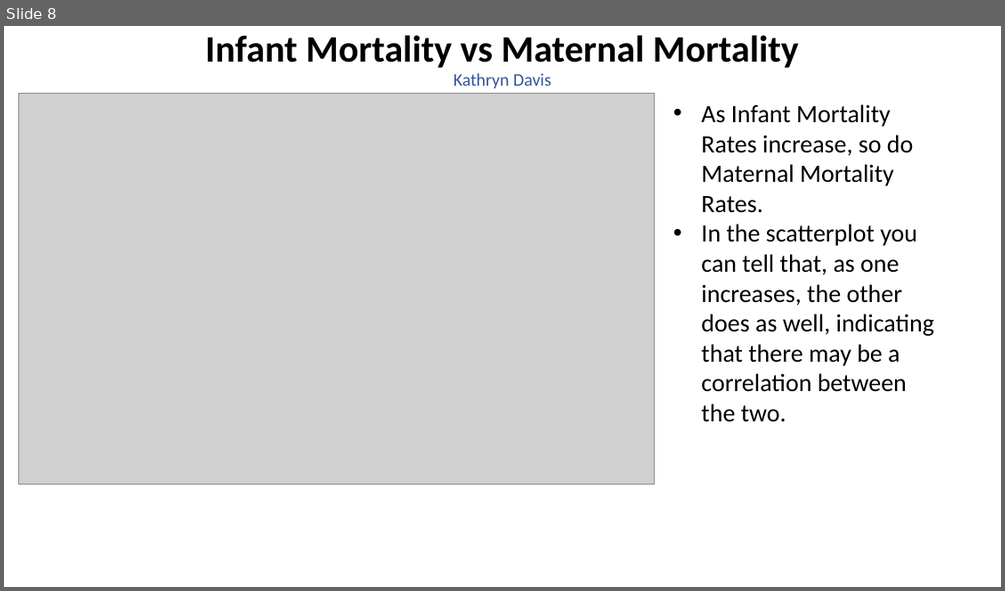
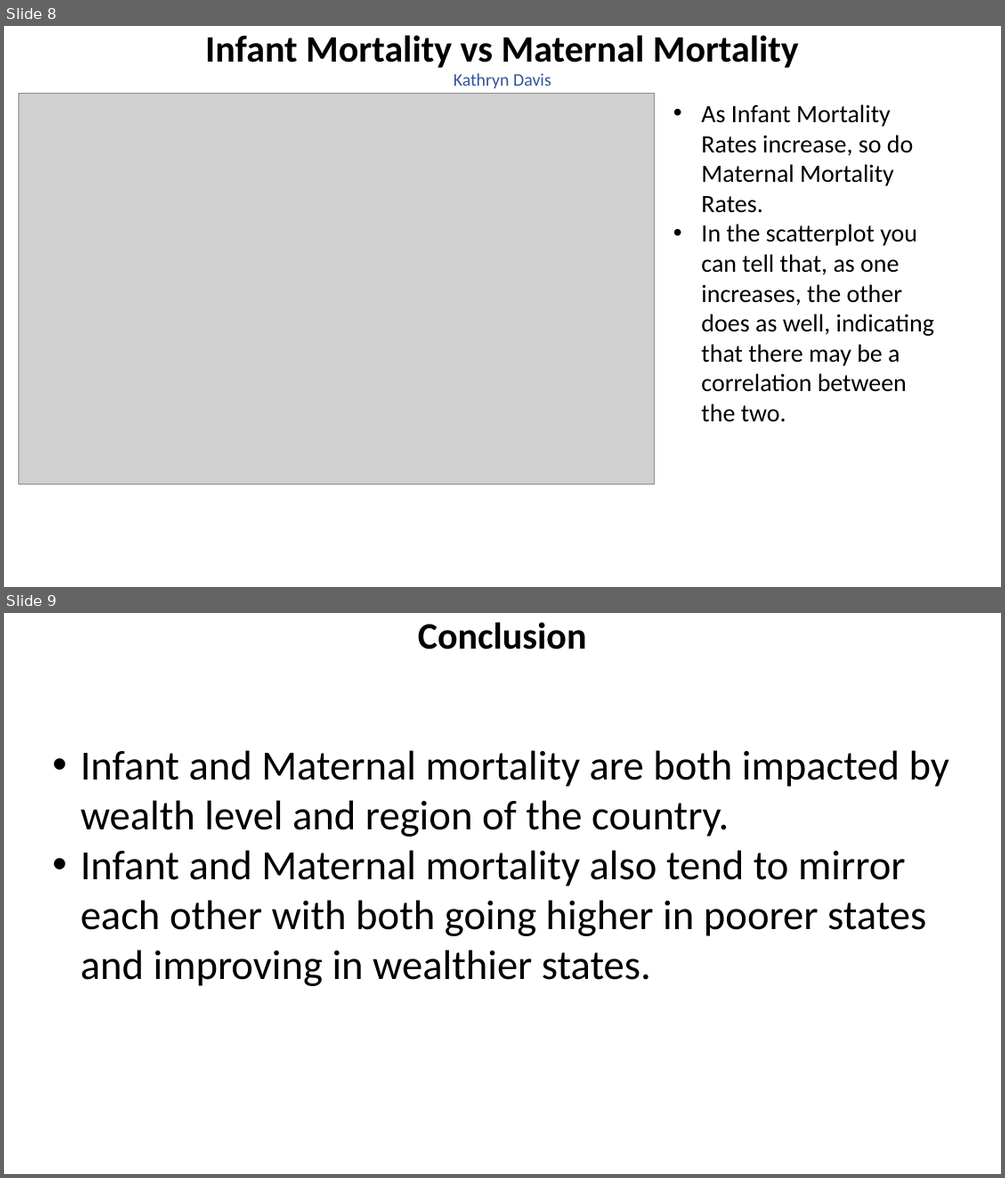
Before and after one commit to parrisburton715/project-one, a slide deck: Project Plan.pptx. Shown one above the other, each under a label of ours: slide 8 before the commit, slides 8 and 9 after it. The pictures are 1005x591 and 1005x1178 pixels, drawn with LibreOffice and Linux fonts; fonts in the diff are those of the drawing; grey boxes stand for pictures. Boxes give left, top, right and bottom in pixels: in the first picture for what was removed or moved away, otherwise in the second. Text is boxed around its words. In the diff, an @@ line names an element or a change of style, - is before the commit and + after.

```diff
--- a/Project Plan.pptx
+++ b/Project Plan.pptx
@@ slide 9 added at [4,613,1001,1174], background #FFFFFF @@
@@ text added at [418,622,587,649], 36 pt, text #000000, bold @@
+Conclusion
@@ text added at [81,750,949,986], 40 pt, text #000000 @@
+• Infant and Maternal mortality are both impacted by wealth level and region of the country.
+• Infant and Maternal mortality also tend to mirror each other with both going higher in poorer states and improving in wealthier states.
```
Also in this commit, not shown: 3 slides changed, 1 other file.
